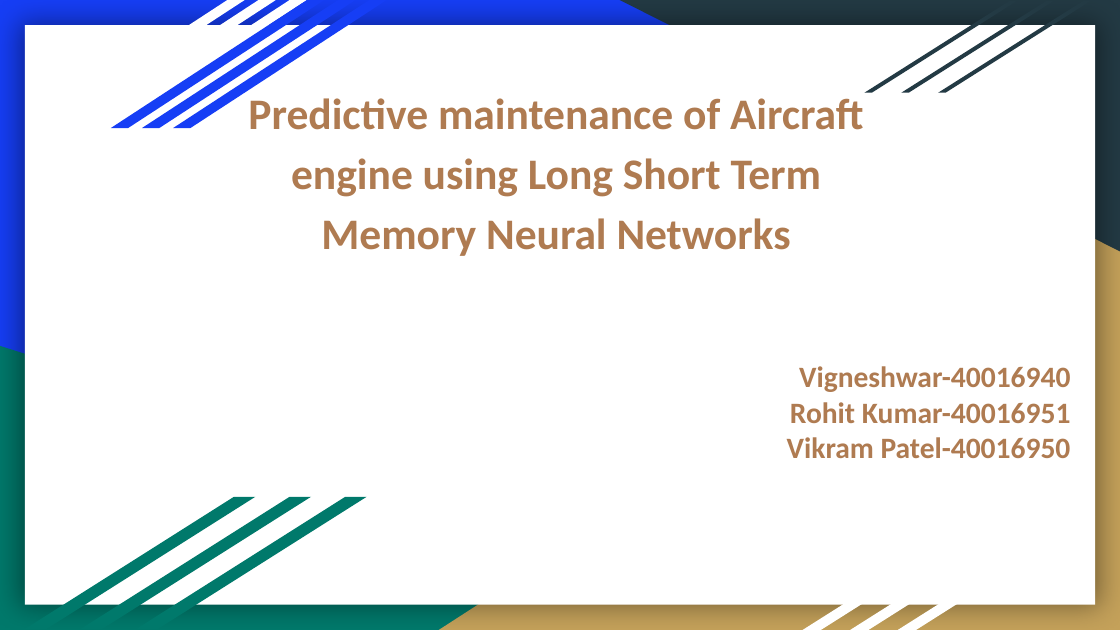
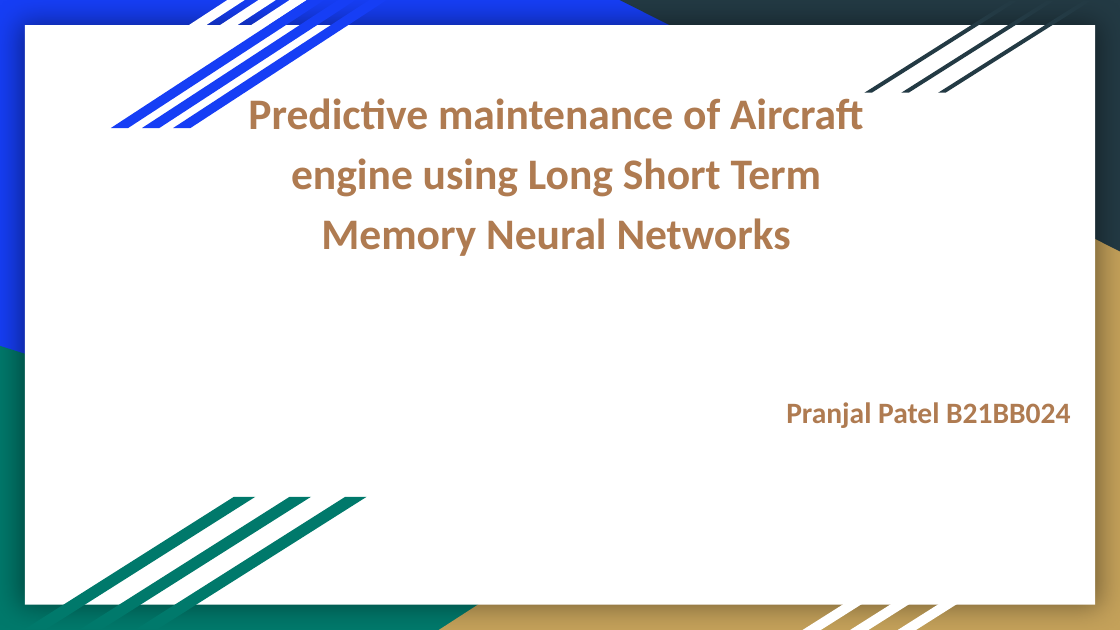
Before and after one commit to pranjal0131/PREDICTIVE_MAINTENANCE, a slide deck: slide 1 of Reports/Maintenance_Prediction.pptx. Drawn at 1120x630 pixels with LibreOffice and Linux fonts; fonts in the diff are those of the drawing. Boxes give left, top, right and bottom in pixels: in the first picture for what was removed or moved away, otherwise in the second. Text is boxed around its words. In the diff, an @@ line names an element or a change of style, - is before the commit and + after.

```diff
--- a/Reports/Maintenance_Prediction.pptx
+++ b/Reports/Maintenance_Prediction.pptx
@@ subtitle at box(786, 402, 1070, 428): text changed @@
-Vigneshwar-40016940
-Rohit Kumar-40016951
-Vikram Patel-40016950
+Pranjal Patel B21BB024
```
Also in this commit, not shown: 2 other files.
